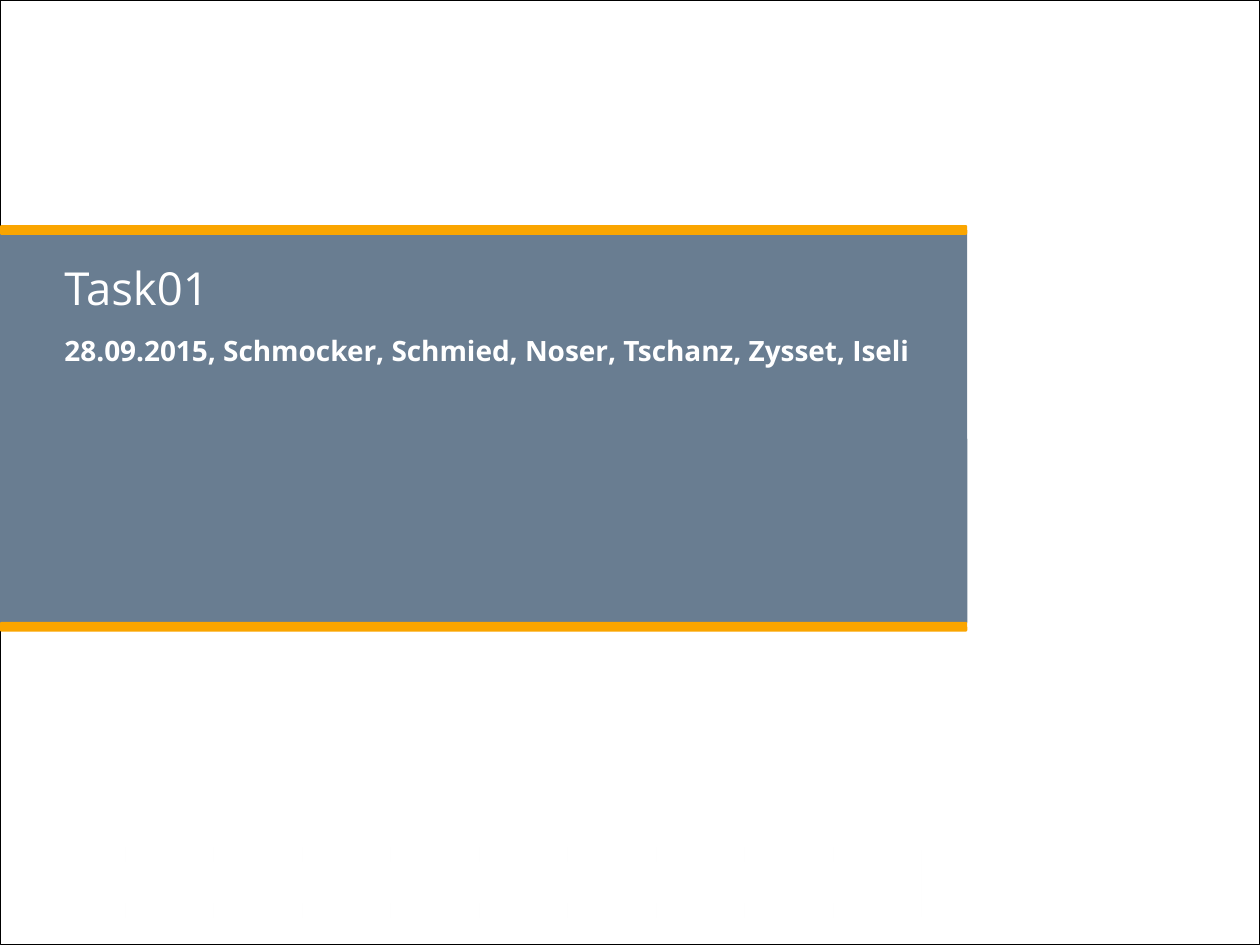
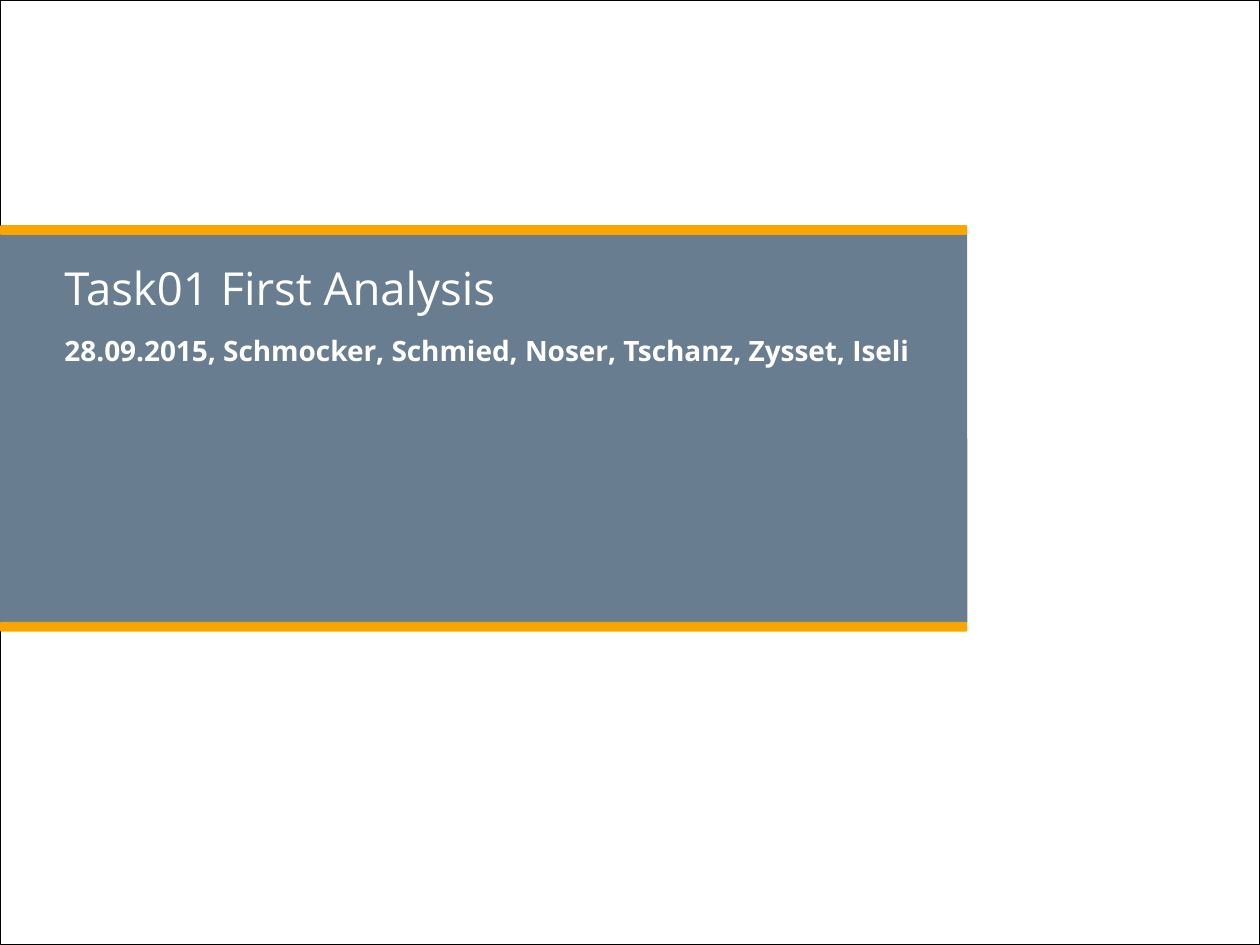
Before and after one commit to zyssm4/ch.bfh.btx8081.w2015.red, a slide deck: slide 1 of doc/Task01/Task01.pptx. Drawn at 1260x945 pixels with LibreOffice and Linux fonts; fonts in the diff are those of the drawing; background and template pictures are left out. Boxes give left, top, right and bottom in pixels: in the first picture for what was removed or moved away, otherwise in the second. Text is boxed around its words. In the diff, an @@ line names an element or a change of style, - is before the commit and + after.

```diff
--- a/doc/Task01/Task01.pptx
+++ b/doc/Task01/Task01.pptx
@@ title at bbox=[64, 270, 495, 316]: text changed @@
-Task01
+Task01 First Analysis
```
Also in this commit, not shown: 2 other slides changed.
